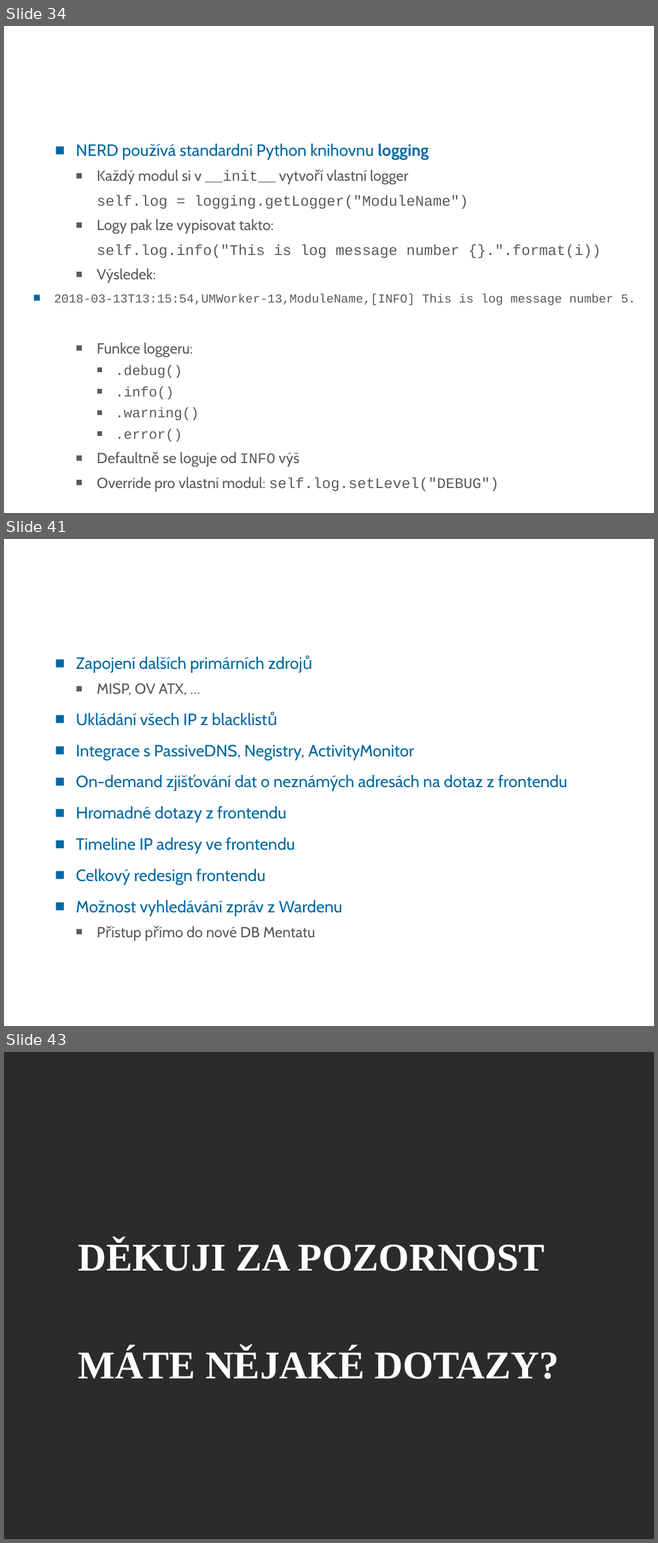
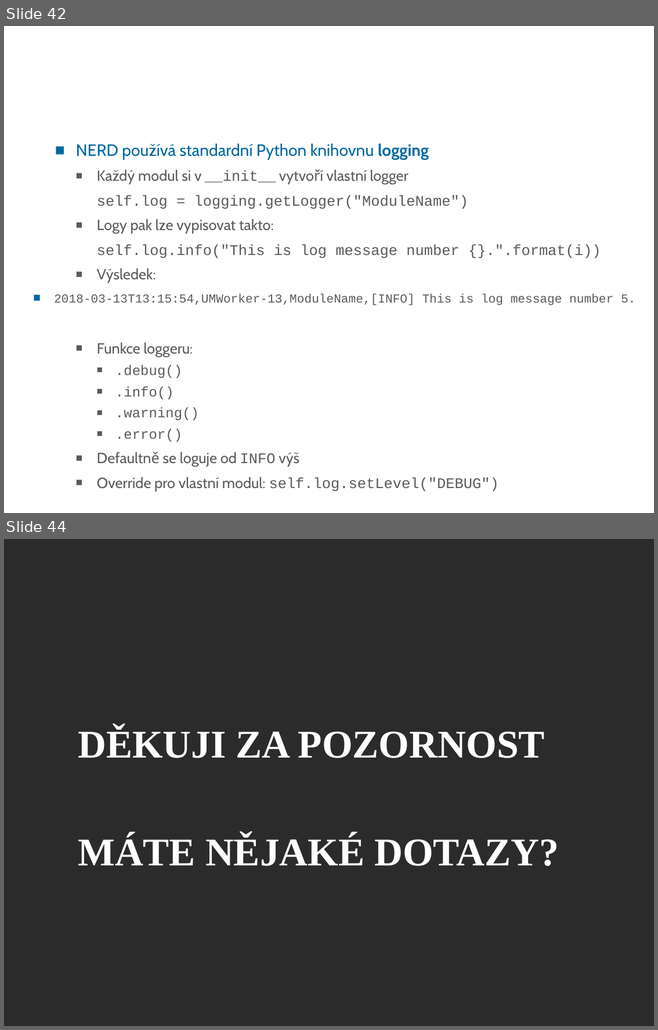
Before and after one commit to CESNET/NERD, a slide deck: doc/NERD_intro_for_developers_(CZ).odp. Shown one above the other, each under a label of ours: slides 34, 41 and 43 before the commit, slides 42 and 44 after it; the slides between them are not shown. The pictures are 658x1543 and 658x1030 pixels, drawn with LibreOffice and Linux fonts; fonts in the diff are those of the drawing; background and template pictures are left out; a plain dark background stands for a picture behind light text. Boxes give left, top, right and bottom in pixels: in the first picture for what was removed or moved away, otherwise in the second. Text is boxed around its words. In the diff, an @@ line names an element or a change of style, - is before the commit and + after.

```diff
--- a/doc/NERD_intro_for_developers_(CZ).odp
+++ b/doc/NERD_intro_for_developers_(CZ).odp
@@ slide 41 removed at <box>4,539,654,1026</box>, background #FFFFFF @@
@@ title removed at <box>55,545,487,626</box> @@
-Další ...
@@ text removed at <box>76,656,567,938</box> @@
-■ Zapojení dalších primárních zdrojů
-  ■ MISP, OV ATX, …
-■ Ukládání všech IP z blacklistů
-■ Integrace s PassiveDNS, Negistry, ActivityMonitor
-■ On-demand zjišťování dat o neznámých adresách na dotaz z frontendu
-■ Hromadné dotazy z frontendu
-■ Timeline IP adresy ve frontendu
-■ Celkový redesign frontendu
-■ Možnost vyhledávání zpráv z Wardenu
-  ■ Přístup přímo do nové DB Mentatu
@@ what was slide 34 is now slide 42 @@
@@ what was slide 43 is now slide 44 @@
```
Also in this commit, not shown: 12 slides changed, 11 slides added, 9 other slides removed, 1 other file.
